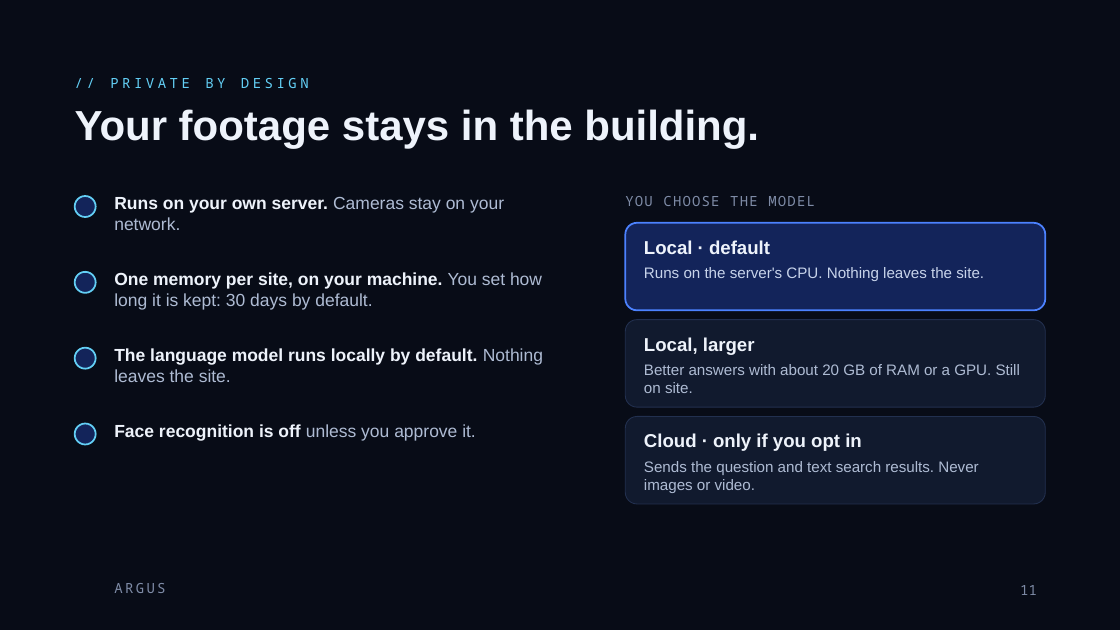
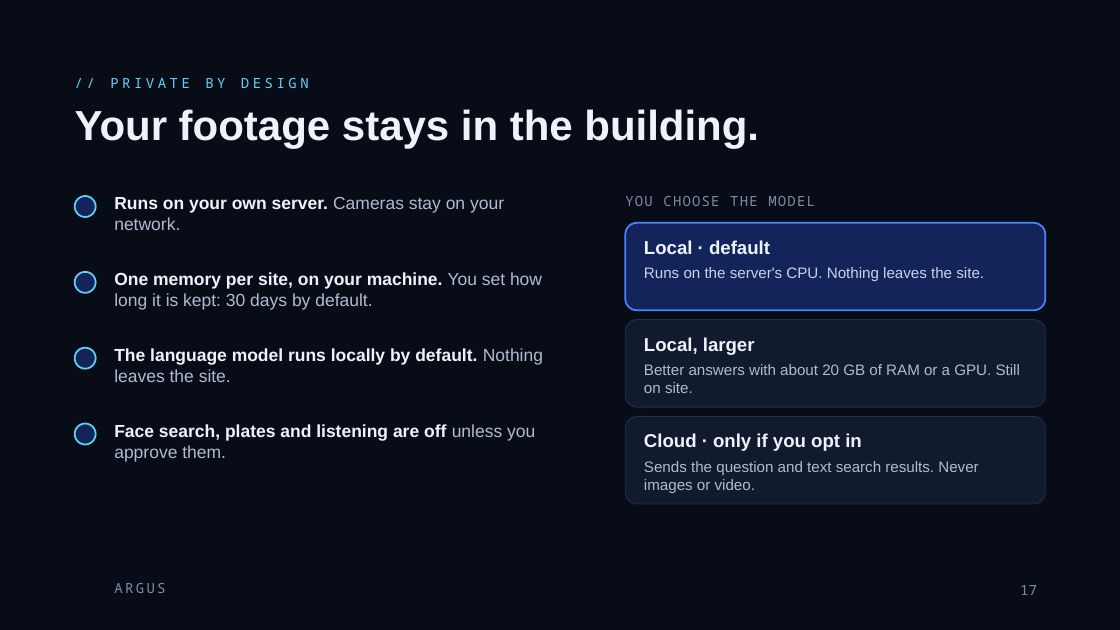
Before and after one commit to rachadlakis/mobius-tensors, a slide deck: slide 17 of docs/argus/Argus.pptx (slide 11 before the commit). Drawn at 1120x630 pixels with LibreOffice and Linux fonts; fonts in the diff are those of the drawing; background and template pictures are left out. Boxes give left, top, right and bottom in pixels: in the first picture for what was removed or moved away, otherwise in the second. Text is boxed around its words. In the diff, an @@ line names an element or a change of style, - is before the commit and + after.

```diff
--- a/docs/argus/Argus.pptx
+++ b/docs/argus/Argus.pptx
@@ text at (114,424,535,462): text changed @@
-Face recognition is off unless you approve it.
+Face search, plates and listening are off unless you approve them.
@@ page number at (1020,585,1037,595): text changed @@
-11
+17
```
Also in this commit, not shown: 4 other slides changed, 6 slides added, 34 other files.
